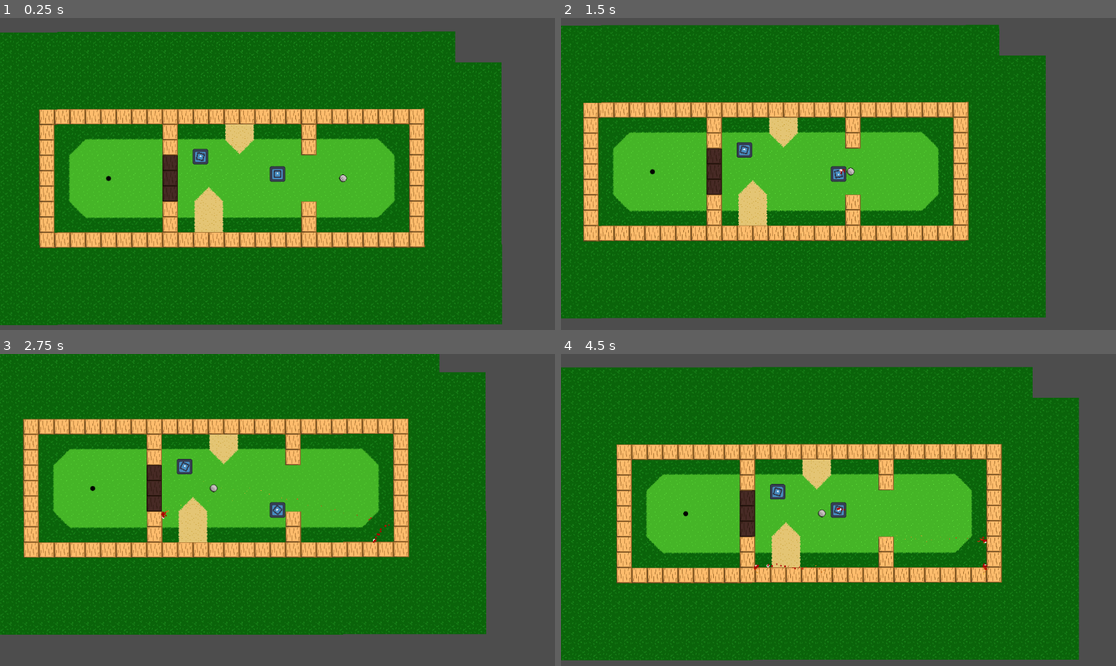
Above: before the commit, frames 1-4 (two rows, left to right).
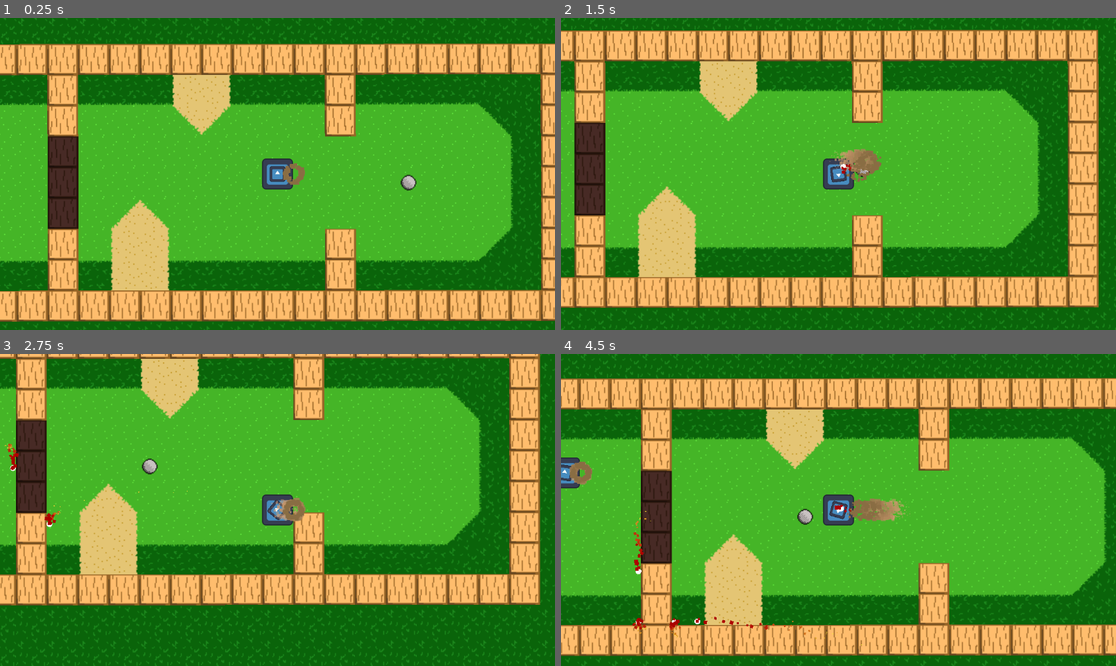
Above: after the commit, the same moments.

Repository: Sabertooth-Software/Bunker-Buster
Game: Godot game, scene res://Scenes/Levels/GolfTiles.tscn
Same seed, same stepped clock (60 frames per second), same inputs: the game is played once before the commit and once after it. The engine's default icon, where the game draws it, is replaced by a stand-in: a white triangle on a blue panel in a dark square.
Inputs (mouse positions are in pixels of both pictures, inside the frame that each line leads up to):
- Up to frame 1 (0.25 s): no input
- Up to frame 2 (1.5 s): move the mouse to (960, 158) at 0.52 s; hold Right (right) 0.53-1.28 s; click (960, 158) at 0.6 s; move the mouse to (727, 189) at 1.27 s; hold S (down) from 1.28 s (still down); tap Space (shoot) at 1.35 s
- Up to frame 3 (2.75 s): move the mouse to (333, 441) at 2.02 s; release S (down) at 2.03 s; hold Right (right) from 2.03 s (still down); click (333, 441) at 2.1 s
- Up to frame 4 (4.5 s): move the mouse to (810, 572) at 2.77 s; release Right (right) at 2.78 s; hold Up (up) 2.78-3.53 s; tap Space (shoot) at 2.85, 4.35 s; move the mouse to (1005, 556) at 3.52 s; hold A (left) from 3.53 s (still down); click (1005, 556) at 3.6 s; move the mouse to (672, 463) at 4.27 s

The runs differ from the first frame. In frame 1, 72% of the frame differs, in the area x 0-100%, y 0-100%; in frame 2, 72%; in frame 3, 71%; in frame 4, 73%.

Commit message:
Hook up sand (#12)
Sand woo

Diff:
--- a/Assets/Particles/hit_sand.tscn
+++ b/Assets/Particles/hit_sand.tscn
@@ -28,7 +28,7 @@
 scale_curve = SubResource("CurveTexture_e0p4k")
 color_ramp = SubResource("GradientTexture1D_7ygd6")
 
-[node name="GPUParticles2D" type="GPUParticles2D"]
+[node name="SandParticle" type="GPUParticles2D"]
 emitting = false
 amount = 10
 process_material = SubResource("ParticleProcessMaterial_jxtm8")
--- a/Scenes/Characters/tank.tscn
+++ b/Scenes/Characters/tank.tscn
@@ -1,8 +1,11 @@
-[gd_scene load_steps=5 format=3 uid="uid://dfp2wtw5do8m7"]
+[gd_scene load_steps=8 format=3 uid="uid://dfp2wtw5do8m7"]
 
 [ext_resource type="Script" path="res://Scripts/Characters/Tank.gd" id="1_lnctx"]
 [ext_resource type="PackedScene" uid="uid://dhm8qd71af8hh" path="res://Scenes/Components/shooting_component.tscn" id="2_1hq3u"]
 [ext_resource type="Texture2D" uid="uid://vd7ap2v7wpfb" path="res://icon.svg" id="4_nunnb"]
+[ext_resource type="PackedScene" uid="uid://2dq276mqwnck" path="res://Scenes/Components/terrain_detector.tscn" id="4_w5nxv"]
+[ext_resource type="Script" path="res://Scripts/Components/TerrainParticleSpawner.gd" id="5_3hy70"]
+[ext_resource type="PackedScene" uid="uid://4ea6nld8exji" path="res://Assets/Particles/hit_sand.tscn" id="6_5xvq7"]
 
 [sub_resource type="RectangleShape2D" id="RectangleShape2D_sin31"]
 size = Vector2(32, 32)
@@ -28,3 +31,16 @@
 [node name="Canon" type="Sprite2D" parent="."]
 scale = Vector2(0.125, 0.125)
 texture = ExtResource("4_nunnb")
+
+[node name="TerrainDetector" parent="." instance=ExtResource("4_w5nxv")]
+
+[node name="TerrainParticleSpawner" type="Node2D" parent="." node_paths=PackedStringArray("terrain_detector", "spawn_location")]
+position = Vector2(17, 0)
+script = ExtResource("5_3hy70")
+terrain_detector = NodePath("../TerrainDetector")
+spawn_location = NodePath(".")
+terrain_map = {
+1: ExtResource("6_5xvq7"),
+2: ExtResource("6_5xvq7"),
+3: ExtResource("6_5xvq7")
+}
--- /dev/null
+++ b/Scenes/Components/terrain_detector.tscn
@@ -0,0 +1,13 @@
+[gd_scene load_steps=3 format=3 uid="uid://2dq276mqwnck"]
+
+[ext_resource type="Script" path="res://Scripts/Components/TerrainDetector.gd" id="1_a6d7h"]
+
+[sub_resource type="CircleShape2D" id="CircleShape2D_tvt2o"]
+
+[node name="TerrainDetector" type="Area2D"]
+collision_layer = 0
+collision_mask = 32
+script = ExtResource("1_a6d7h")
+
+[node name="CollisionShape2D" type="CollisionShape2D" parent="."]
+shape = SubResource("CircleShape2D_tvt2o")
--- a/Scenes/Levels/GolfTiles.tscn
+++ b/Scenes/Levels/GolfTiles.tscn
@@ -16,7 +16,7 @@
 format = 2
 layer_0/name = "Sand"
 layer_0/z_index = -1
-layer_0/tile_data = PackedInt32Array(589821, 262145, 4, 6553 …(119 unchanged characters)…  5, 327679, 196609, 4, 262144, 131073, 4)
+layer_0/tile_data = PackedInt32Array(589821, 262145, 4, 6553 …(119 unchanged characters)…  5, 327679, 196609, 4, 262144, 131073, 4, 1310723, 262145, 1, 1376259, 262145, 1, 1376258, 262145, 1, 1376260, 262145, 1, 1441796, 262145, 1, 1441797, 262145, 1, 1376261, 262145, 1, 1310722, 262145, 1, 1310724, 262145, 1, 1310727, 262145, 1, 1310725, 262145, 1, 1310726, 262145, 1, 1245190, 262145, 1, 1245189, 262145, 1, 1245191, 262145, 1, 1376263, 262145, 1, 1376264, 262145, 1, 1441800, 262145, 1, 1441799, 262145, 1, 1507335, 262145, 1, 1507334, 262145, 1, 1507333, 262145, 1, 1376262, 262145, 1, 1441798, 262145, 1, 1245187, 262145, 1, 1441794, 262145, 1, 1638399, 196609, 3, 1572865, 196609, 3, 1507331, 196609, 3, 1507332, 196609, 3, 1572868, 196609, 3, 1572866, 196609, 3)
 layer_1/name = "Rough"
 layer_1/enabled = true
 layer_1/modulate = Color(1, 1, 1, 1)
@@ -54,9 +54,10 @@
 Bullet_Speed = 1.0
 
 [node name="Camera2D" type="Camera2D" parent="PlayerTank"]
+zoom = Vector2(2, 2)
 
 [node name="RedTank" parent="." node_paths=PackedStringArray("target") instance=ExtResource("3_h7ayj")]
-position = Vector2(-75, 208)
+position = Vector2(-233, 207)
 target = NodePath("")
 
 [node name="GolfBall" parent="." instance=ExtResource("6_5fmxu")]
--- a/Scenes/Objects/golf_ball.tscn
+++ b/Scenes/Objects/golf_ball.tscn
@@ -1,16 +1,14 @@
-[gd_scene load_steps=7 format=3 uid="uid://7sckx3547nbi"]
+[gd_scene load_steps=6 format=3 uid="uid://7sckx3547nbi"]
 
 [ext_resource type="Texture2D" uid="uid://du2t4ebdidyeu" path="res://Assets/GolfBall.png" id="1_gpgr6"]
 [ext_resource type="Script" path="res://Scripts/Objects/golf_ball.gd" id="1_ka2a0"]
-[ext_resource type="Script" path="res://Scripts/Components/TerrainDetector.gd" id="3_ljw5e"]
+[ext_resource type="PackedScene" uid="uid://2dq276mqwnck" path="res://Scenes/Components/terrain_detector.tscn" id="3_vy7mc"]
 
 [sub_resource type="CircleShape2D" id="CircleShape2D_yno2n"]
 radius = 41.2689
 
 [sub_resource type="CircleShape2D" id="CircleShape2D_u648x"]
 radius = 8.75
-
-[sub_resource type="CircleShape2D" id="CircleShape2D_tvt2o"]
 
 [node name="GolfBall" type="RigidBody2D"]
 collision_layer = 16
@@ -31,10 +29,4 @@
 [node name="CollisionShape2D" type="CollisionShape2D" parent="."]
 shape = SubResource("CircleShape2D_u648x")
 
-[node name="TerrainDetector" type="Area2D" parent="."]
-collision_layer = 0
-collision_mask = 32
-script = ExtResource("3_ljw5e")
-
-[node name="CollisionShape2D" type="CollisionShape2D" parent="TerrainDetector"]
-shape = SubResource("CircleShape2D_tvt2o")
+[node name="TerrainDetector" parent="." instance=ExtResource("3_vy7mc")]
--- a/Scripts/Characters/Tank.gd
+++ b/Scripts/Characters/Tank.gd
@@ -8,6 +8,10 @@
 @onready var body: Node2D = $Body
 
 @onready var shooting_component: ShootingComponent = $ShootingComponent
+@onready var terrain_detector: TerrainDetector = $TerrainDetector
+
+func _ready():
+	terrain_detector.terrain_changed.connect(_on_terrain_change)
 
 func move(direction: Vector2):
 	if direction:
@@ -23,3 +27,6 @@
 
 func look(point: Vector2):
 	canon.look_at(point)
+
+func _on_terrain_change(new_terrain: Terrain.Type):
+	print(new_terrain)
--- a/Scripts/Components/TerrainDetector.gd
+++ b/Scripts/Components/TerrainDetector.gd
@@ -23,7 +23,7 @@
 	var new_terrain: Terrain.Type = tile_data.get_custom_data("terrain_type")
 	if new_terrain and new_terrain != current_terrain:
 		current_terrain = new_terrain
-		emit_signal("terrain_changed", current_terrain)
+		terrain_changed.emit()
 
 func _on_body_shape_entered(body_rid: RID, body: Node2D, _body_shape_index: int, _local_shape_index: int):
 	if body is TileMap:
--- /dev/null
+++ b/Scripts/Components/TerrainMap.gd
@@ -0,0 +1,5 @@
+extends Node
+class_name TerrainMap
+
+@export var terrain_type: Terrain.Type
+@export var particle: PackedScene
--- /dev/null
+++ b/Scripts/Components/TerrainParticleSpawner.gd
@@ -0,0 +1,26 @@
+extends Node2D
+class_name TerrainParticleSpawner
+
+@export var terrain_detector: TerrainDetector
+
+@export var spawn_location: Node2D
+@export var terrain_map: Dictionary
+@export var time_between_emissions: float
+
+var current_turrain: Terrain.Type = Terrain.Type.GRASS
+
+func _ready():
+	terrain_detector.terrain_changed.connect(_on_terrain_changed)
+
+func _physics_process(_delta):
+	spawn_particles()
+
+func spawn_particles():
+	var particle: GPUParticles2D = terrain_map[current_turrain].instantiate()
+	var current_scene: Node = get_tree().get_current_scene()
+	current_scene.add_child(particle)
+	particle.global_position = spawn_location.global_position
+	particle.emitting = true
+
+func _on_terrain_changed(new_turrain: Terrain.Type):
+	current_turrain = new_turrain
--- a/project.godot
+++ b/project.godot
@@ -14,6 +14,10 @@
 run/main_scene="res://Scenes/Levels/GolfTiles.tscn"
 config/features=PackedStringArray("4.0", "Forward Plus")
 config/icon="res://icon.svg"
+
+[editor_plugins]
+
+enabled=PackedStringArray("res://addons/object_editor/plugin.cfg")
 
 [input]
 
Not shown, added: addons/object_editor/DictPlugin.gd
Not shown, added: addons/object_editor/InspetorPlugin.gd
Not shown, added: addons/object_editor/object_editor.gd
Not shown, added: addons/object_editor/plugin.cfg
